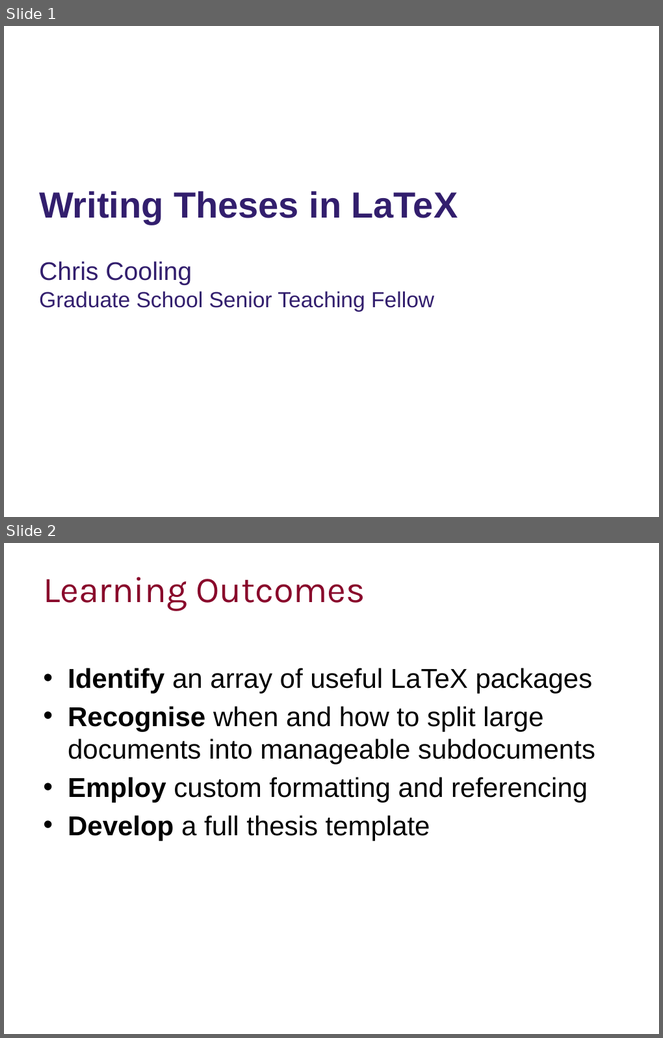
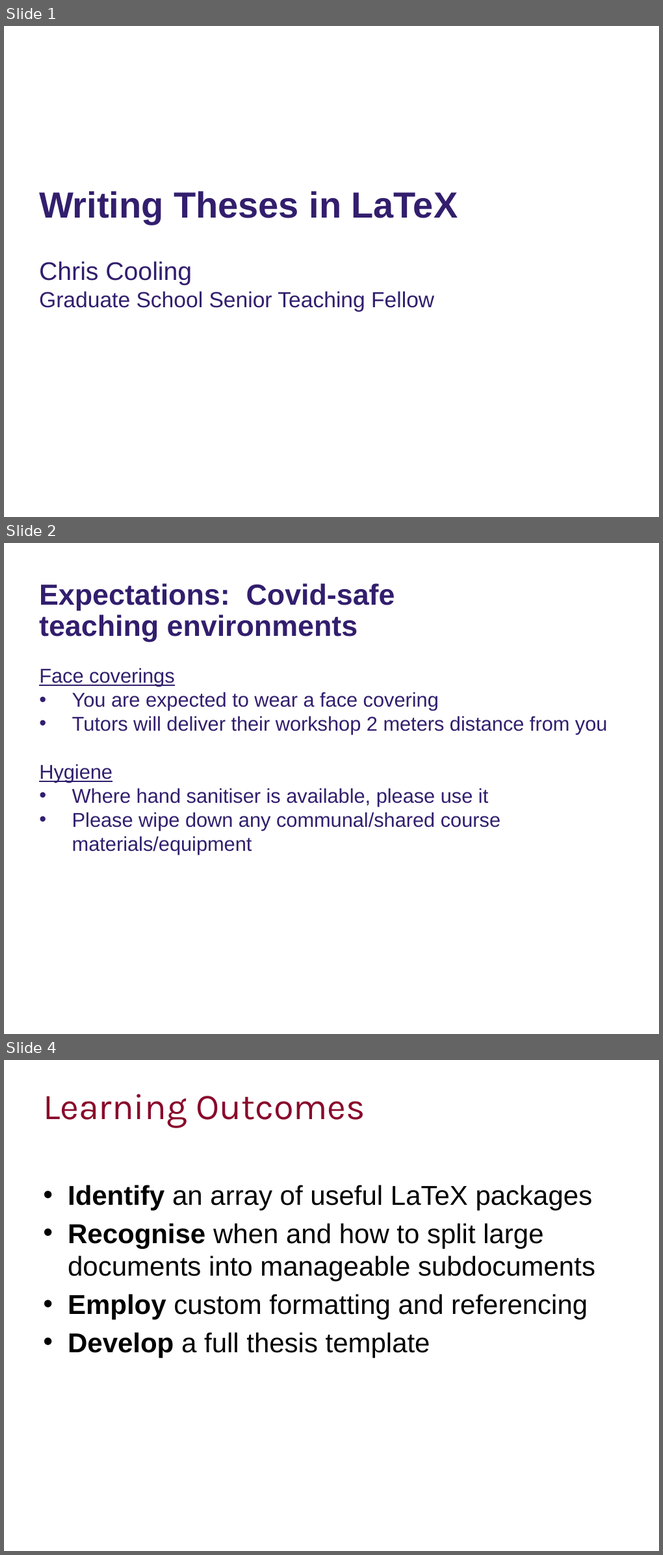
Before and after one commit to ImperialCollegeLondon/RCDS-writing-theses-in-latex, a slide deck: Writing Theses in Latex Slides.pptx. Shown one above the other, each under a label of ours: slides 1 and 2 before the commit, slides 1, 2 and 4 after it; the slides between them are not shown. The pictures are 663x1038 and 663x1555 pixels, drawn with LibreOffice and Linux fonts; fonts in the diff are those of the drawing; background and template pictures are left out. Boxes give left, top, right and bottom in pixels: in the first picture for what was removed or moved away, otherwise in the second. Text is boxed around its words. In the diff, an @@ line names an element or a change of style, - is before the commit and + after.

Commit message:
Added Covid slides

```diff
--- a/Writing Theses in Latex Slides.pptx
+++ b/Writing Theses in Latex Slides.pptx
@@ slide 2 added at (4,543,659,1034), background #FFFFFF @@
@@ text added at (39,583,395,642), 32 pt, text #321E6D, bold @@
+Expectations: Covid-safe teaching environments
@@ subtitle added at (39,668,608,854), 22 pt, text #321E6D @@
+Face coverings
+• You are expected to wear a face covering
+• Tutors will deliver their workshop 2 meters distance from you
+Hygiene
+• Where hand sanitiser is available, please use it
+• Please wipe down any communal/shared course materials/equipment
@@ what was slide 2 is now slide 4 @@
```
Also in this commit, not shown: 1 other slide added.
